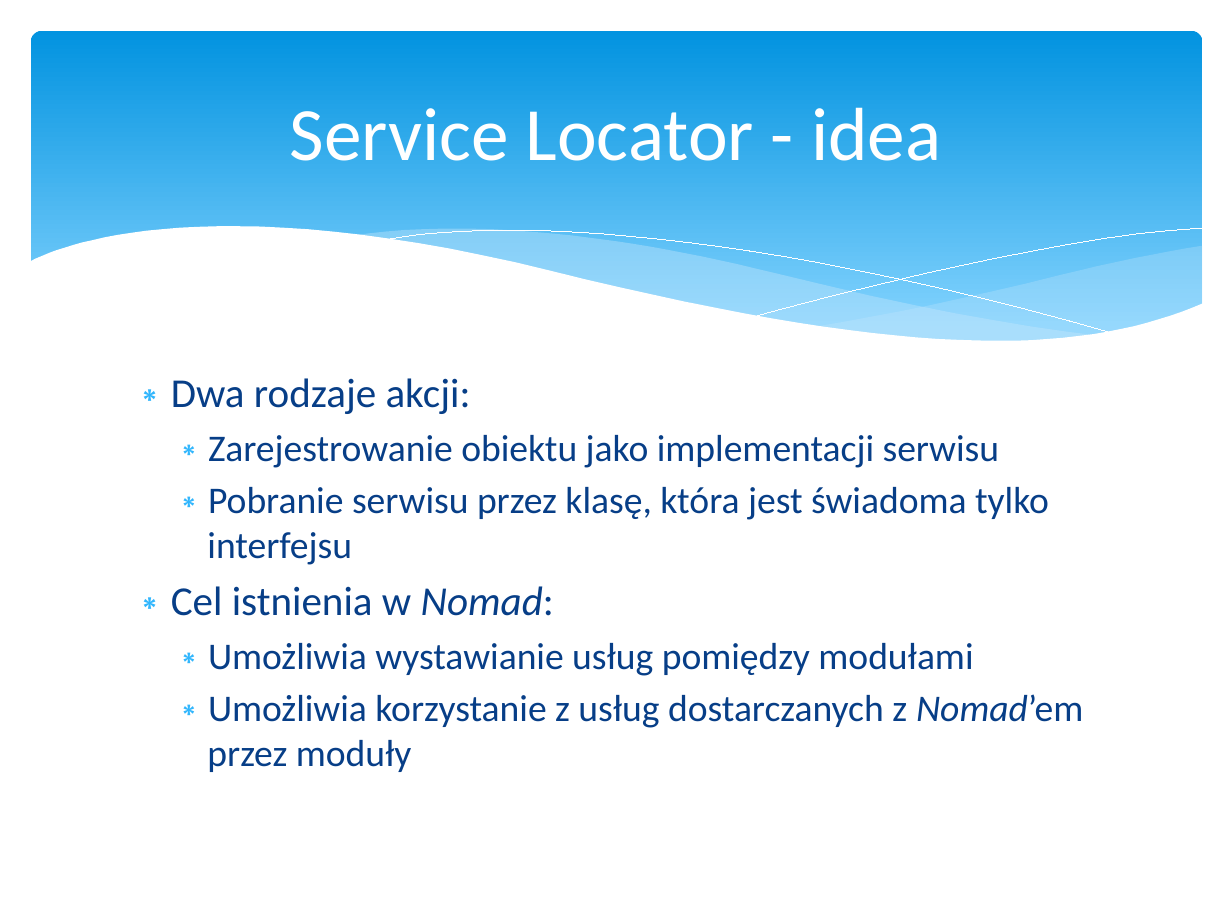
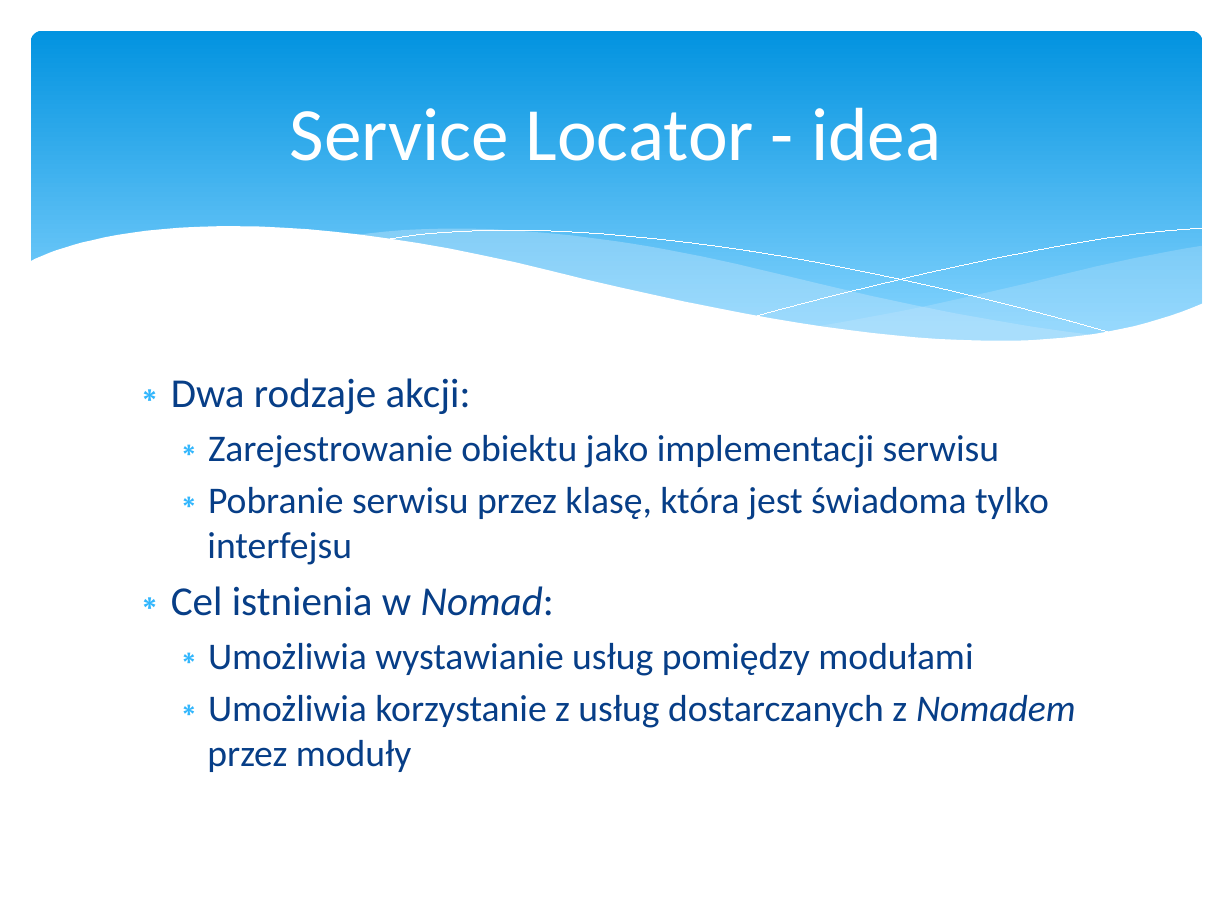
Before and after one commit to psla/Nomad, a slide deck: slide 57 of DiplomaSeminar/Presentation/Nomad.pptx. Drawn at 1232x924 pixels with LibreOffice and Linux fonts; fonts in the diff are those of the drawing. Boxes give left, top, right and bottom in pixels: in the first picture for what was removed or moved away, otherwise in the second. Text is boxed around its words. In the diff, an @@ line names an element or a change of style, - is before the commit and + after.

```diff
--- a/DiplomaSeminar/Presentation/Nomad.pptx
+++ b/DiplomaSeminar/Presentation/Nomad.pptx
@@ text at (207,695,1076,772): text changed @@
-  ∗ Umożliwia korzystanie z usług dostarczanych z Nomad’em przez moduły
+  ∗ Umożliwia korzystanie z usług dostarczanych z Nomadem przez moduły
```
Also in this commit, not shown: 9 other slides changed, 4 other files.
